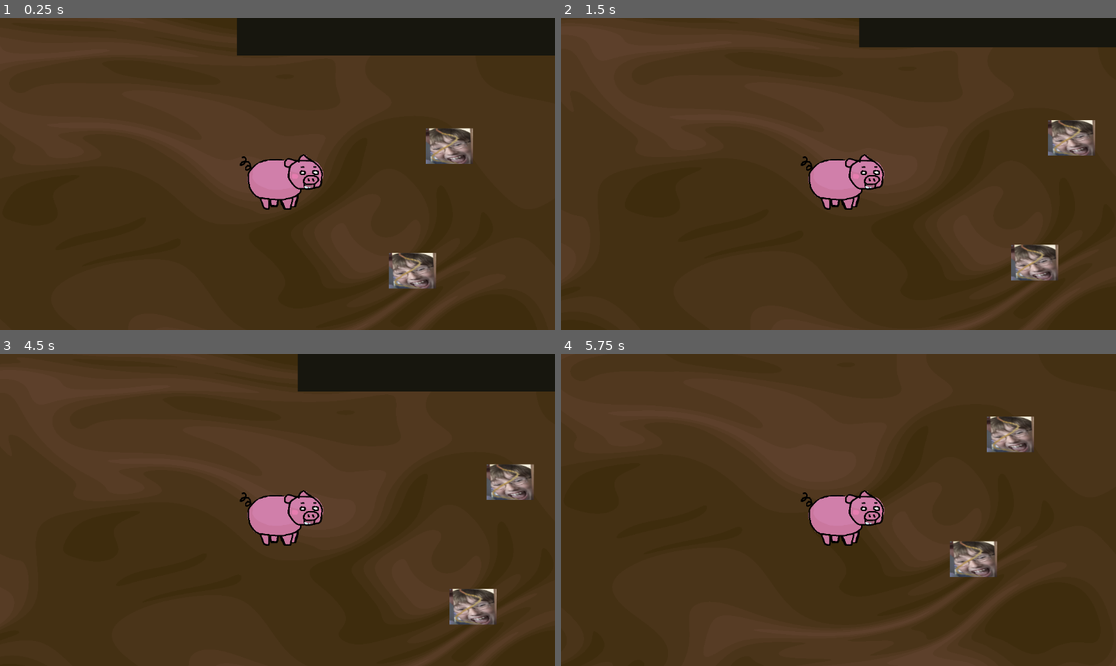
Above: before the commit, frames 1-4 (two rows, left to right).
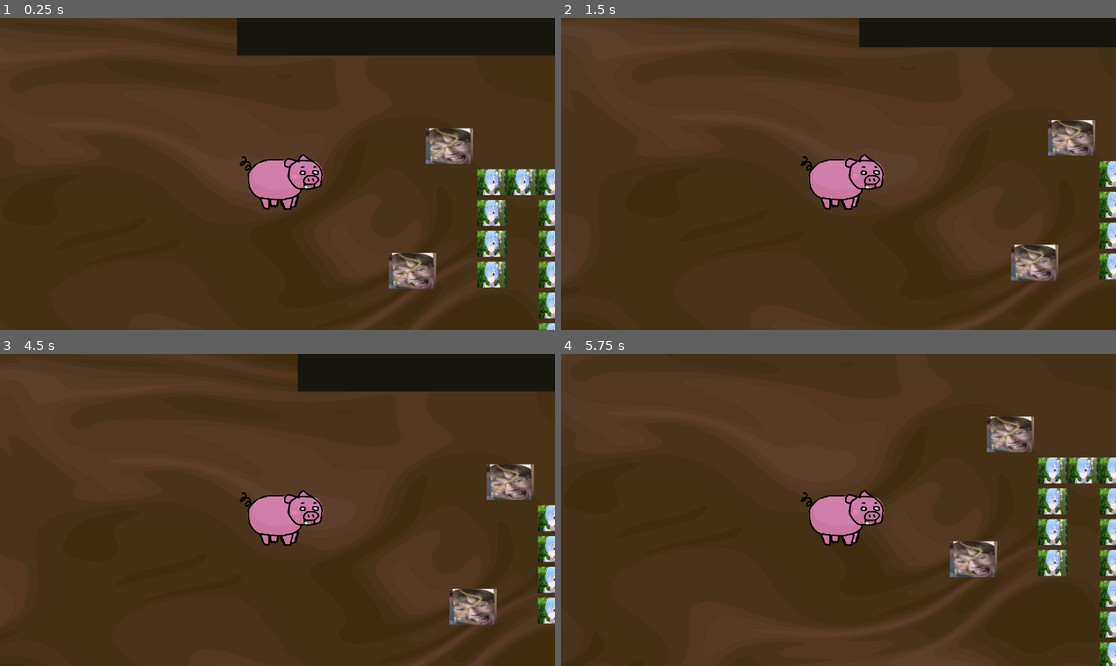
Above: after the commit, the same moments.

Repository: arrowira/shopJam
Game: Godot game, scene res://scenes/main.tscn
Same seed, same stepped clock (60 frames per second), same inputs: the game is played once before the commit and once after it.
Inputs:
- Up to frame 1 (0.25 s): no input
- Up to frame 2 (1.5 s): tap Enter at 0.5 s; hold A (right) 0.53-1.28 s; hold E (eat) 0.53-1.28 s; hold S (down) from 1.28 s (still down); tap E (eat) at 1.35 s
- Up to frame 3 (4.5 s): release S (down) at 2.03 s; hold A (right) 2.03-2.78 s; hold E (eat) 2.03-2.78 s; hold W (up) 2.78-3.53 s; tap E (eat) at 2.85, 4.35 s; hold E (eat) 3.53-4.28 s; hold D (left) from 3.53 s (still down)
- Up to frame 4 (5.75 s): release D (left) at 5.03 s; hold S (down) from 5.03 s (still down); hold E (eat) from 5.03 s (still down)

The runs differ from the first frame. In frame 1, 3.6% of the frame differs, in the area x 85-100%, y 48-100%; in frame 2, 1.0%; in frame 3, 1.1%; in frame 4, 4.0%, in the area x 85-100%, y 33-100%.
Error before the commit: Invalid assignment of index '32.0' (on base: 'Array') with value of type 'int'. (res://scripts/MapManager.gd:53)

Commit message:
Fixed Big Error

Diff:
--- a/new-game-project/scripts/MapManager.gd
+++ b/new-game-project/scripts/MapManager.gd
@@ -50,7 +50,7 @@
 			if(Nodes[i].y + AddY > MapSizeY || Nodes[i].y + AddY < 0):
 				Nodes.remove_at(i)
 				break
-			Map[Nodes[i].x][Nodes[i].y] = 1
+			Map[Nodes[i].x-1][Nodes[i].y-1] = 1
 			Nodes[i].x +=AddX
 			Nodes[i].y +=AddY
 	var XPos = 0
